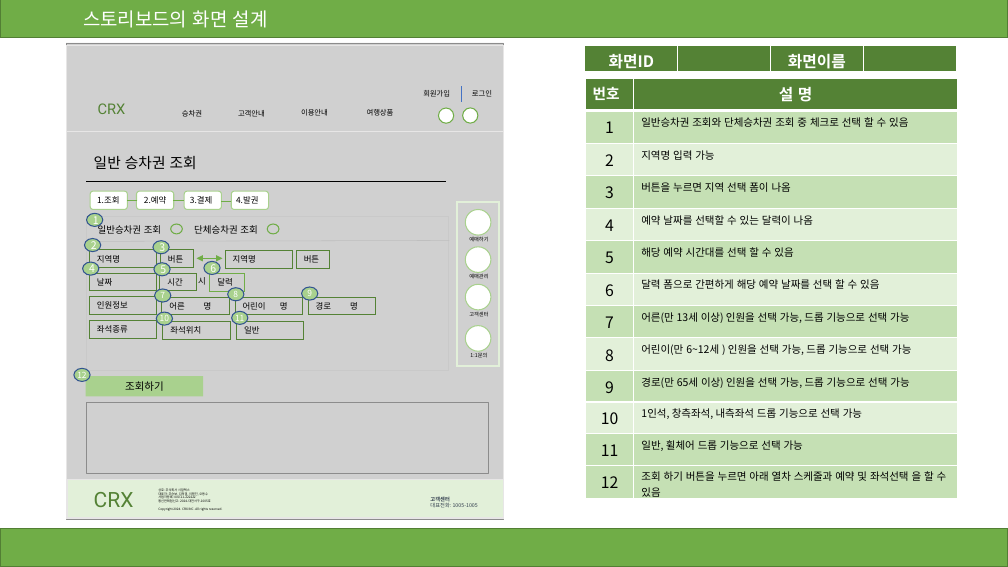
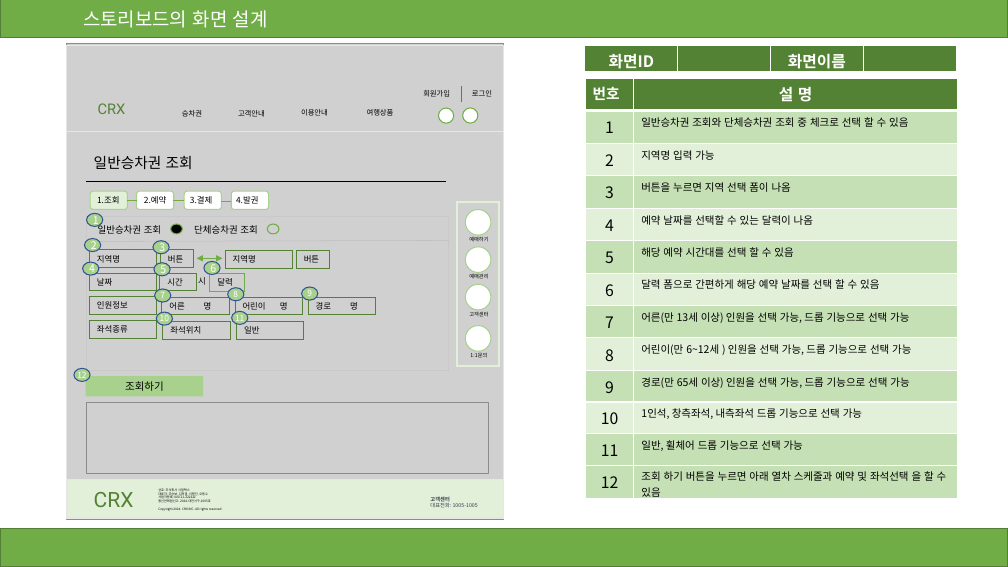
Before and after one commit to chusbo/ChooseRail, a slide deck: slide 3 of 이영진/(이영진)CRX-PPT.pptx. Drawn at 1008x567 pixels with LibreOffice and Linux fonts; fonts in the diff are those of the drawing; grey boxes stand for pictures. Boxes give left, top, right and bottom in pixels: in the first picture for what was removed or moved away, otherwise in the second. Text is boxed around its words. In the diff, an @@ line names an element or a change of style, - is before the commit and + after.

```diff
--- a/이영진/(이영진)CRX-PPT.pptx
+++ b/이영진/(이영진)CRX-PPT.pptx
@@ text at box(94, 156, 193, 169): spaces changed @@
-일반 승차권 조회
+일반승차권 조회
@@ rounded rectangle at box(90, 191, 127, 209): fill #FFFFFF to #E2F0D9 @@
@@ ellipse at box(171, 224, 182, 234): fill none to #000000 @@
```
Also in this commit, not shown: 3 other slides changed, 1 slide removed, 1 other file.
